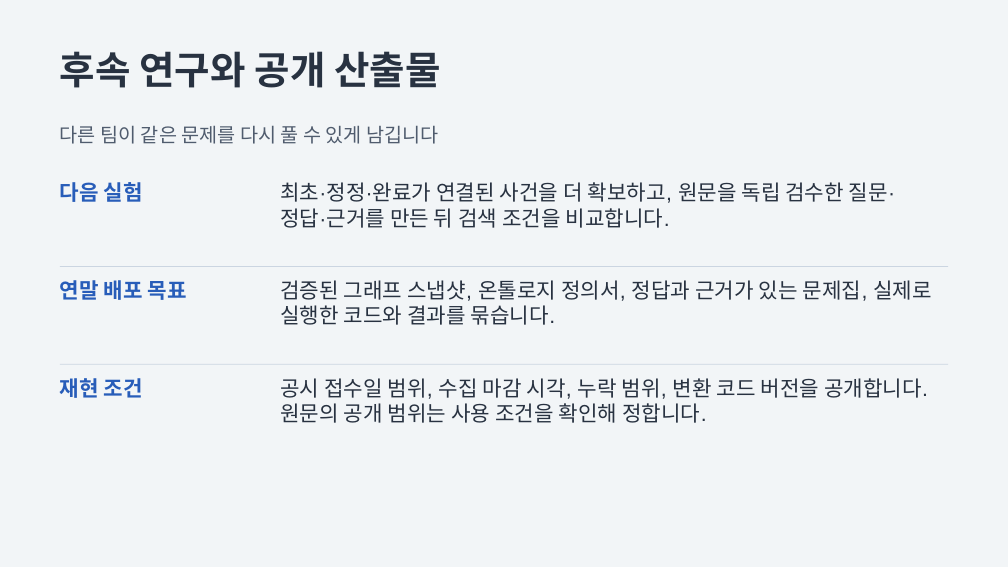
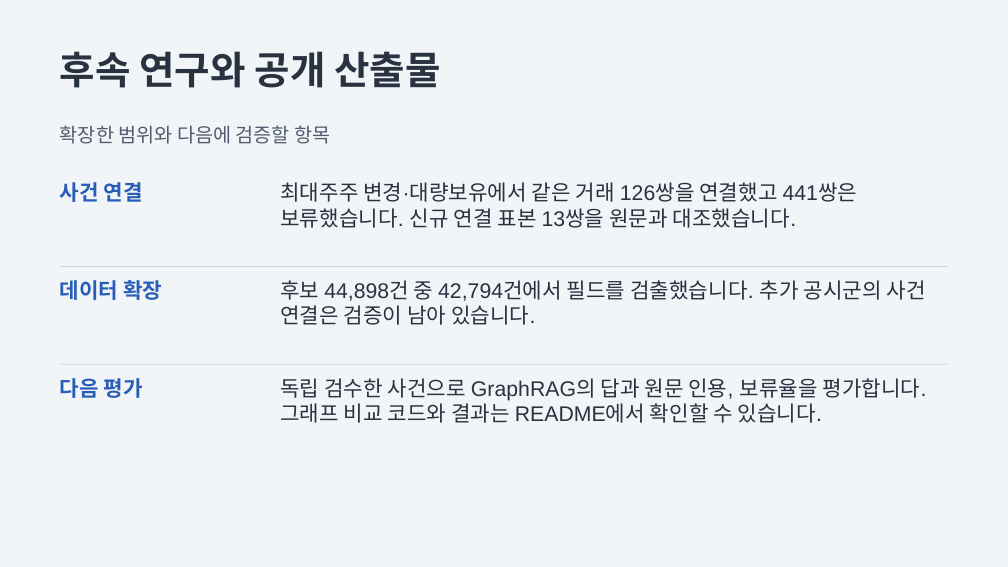
Before and after one commit to gugstockkg/knowledge_graph, a slide deck: slide 16 of ontology/controller-change-v0.1/controller-change.pptx. Drawn at 1008x567 pixels with LibreOffice and Linux fonts; fonts in the diff are those of the drawing. Boxes give left, top, right and bottom in pixels: in the first picture for what was removed or moved away, otherwise in the second. Text is boxed around its words. In the diff, an @@ line names an element or a change of style, - is before the commit and + after.

```diff
--- a/ontology/controller-change-v0.1/controller-change.pptx
+++ b/ontology/controller-change-v0.1/controller-change.pptx
@@ text at (60,125,330,144): text changed @@
-다른 팀이 같은 문제를 다시 풀 수 있게 남깁니다
+확장한 범위와 다음에 검증할 항목
@@ text at (60,182,143,202): text changed @@
-다음 실험
+사건 연결
@@ text at (280,182,858,228): text changed @@
-최초·정정·완료가 연결된 사건을 더 확보하고, 원문을 독립 검수한 질문·정답·근거를 만든 뒤 검색 조건을 비교합니다.
+최대주주 변경·대량보유에서 같은 거래 126쌍을 연결했고 441쌍은 보류했습니다. 신규 연결 표본 13쌍을 원문과 대조했습니다.
@@ text at (60,280,162,300): text changed @@
-연말 배포 목표
+데이터 확장
@@ text at (280,280,926,325): text changed @@
-검증된 그래프 스냅샷, 온톨로지 정의서, 정답과 근거가 있는 문제집, 실제로 실행한 코드와 결과를 묶습니다.
+후보 44,898건 중 42,794건에서 필드를 검출했습니다. 추가 공시군의 사건 연결은 검증이 남아 있습니다.
@@ text at (60,378,143,398): text changed @@
-재현 조건
+다음 평가
@@ text at (280,378,927,423): text changed @@
-공시 접수일 범위, 수집 마감 시각, 누락 범위, 변환 코드 버전을 공개합니다. 원문의 공개 범위는 사용 조건을 확인해 정합니다.
+독립 검수한 사건으로 GraphRAG의 답과 원문 인용, 보류율을 평가합니다. 그래프 비교 코드와 결과는 README에서 확인할 수 있습니다.
```
Also in this commit, not shown: 5 other slides changed, 7 other files.
